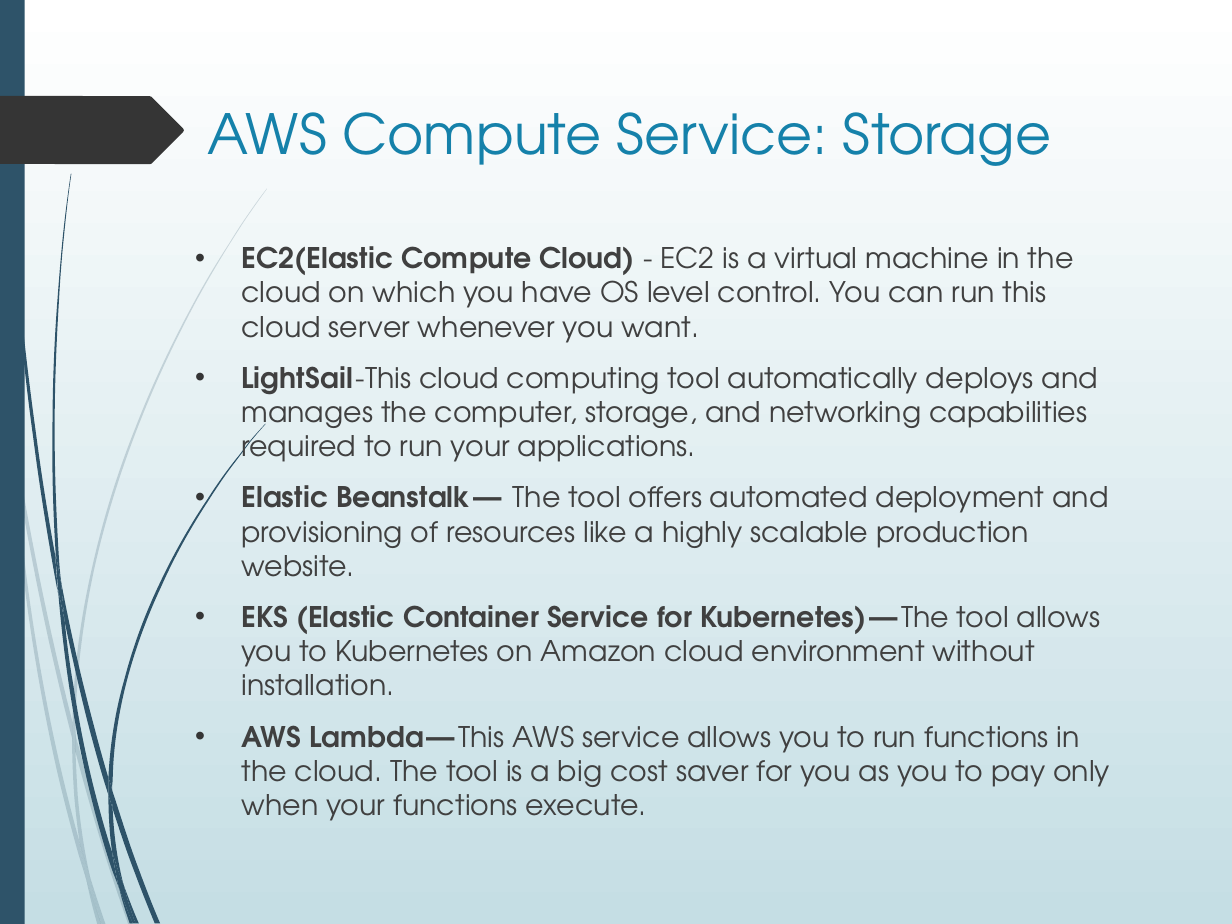
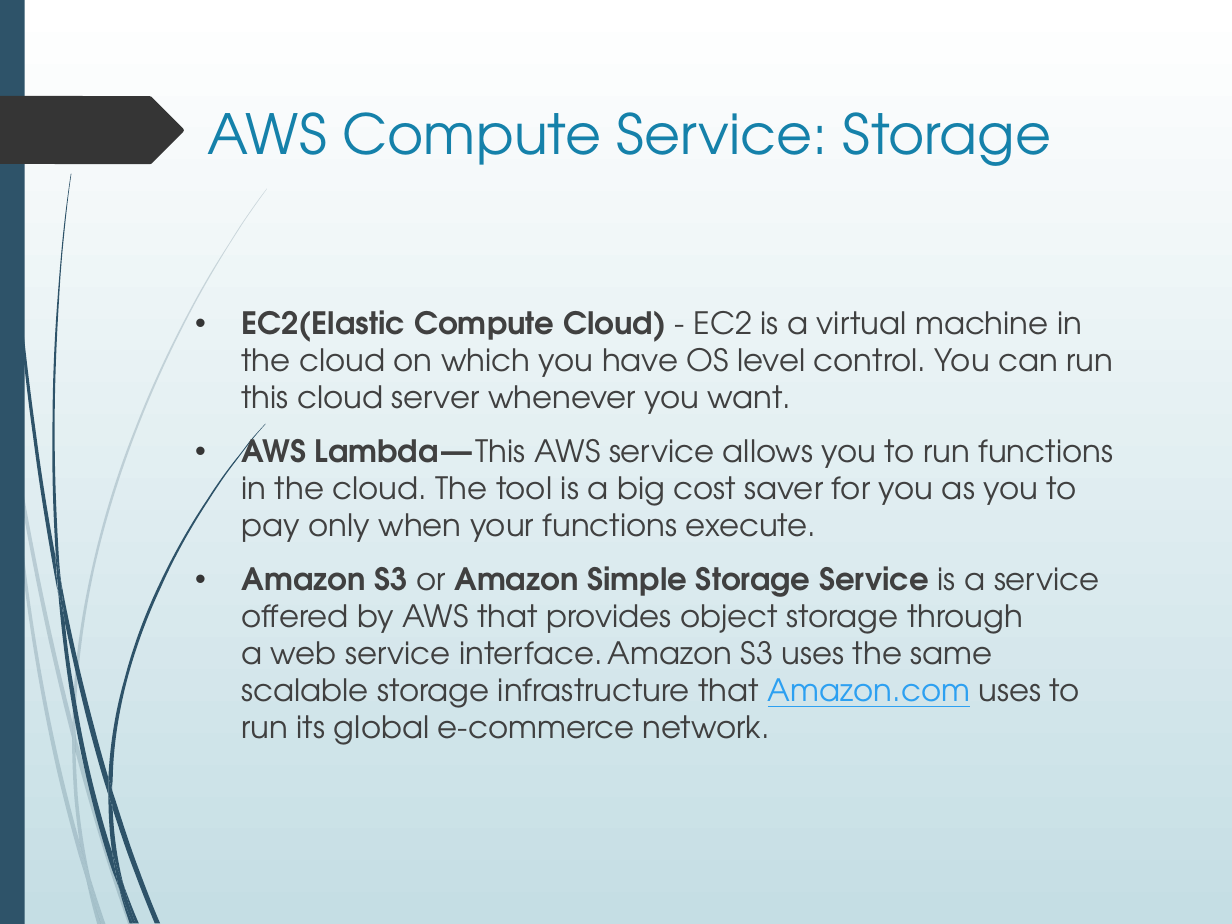
Before and after one commit to aayushi20221/Cloud-Based-Buss-Pass-System, a slide deck: slide 7 of ppt.pptx. Drawn at 1232x924 pixels with LibreOffice and Linux fonts; fonts in the diff are those of the drawing. Boxes give left, top, right and bottom in pixels: in the first picture for what was removed or moved away, otherwise in the second. Text is boxed around its words. In the diff, an @@ line names an element or a change of style, - is before the commit and + after.

```diff
--- a/ppt.pptx
+++ b/ppt.pptx
@@ text "EC2(Elastic Compute Cloud) - EC2 ..." moved from (x1=241, y1=246, x2=1110, y2=821) to (x1=241, y1=310, x2=1114, y2=745) @@
@@ text at (x1=241, y1=310, x2=1114, y2=542): size 16.6 to 18 pt in "EC2(Elastic Compute Cloud) - EC2 is a ...", "AWS Lambda — This AWS service allows ..." @@
@@ text at (x1=241, y1=366, x2=1108, y2=696): paragraphs removed @@
-• LightSail -This cloud computing tool automatically deploys and manages the computer, storage, and networking capabilities required to run your applications.
-• Elastic Beanstalk — The tool offers automated deployment and provisioning of resources like a highly scalable production website.
-• EKS (Elastic Container Service for Kubernetes) — The tool allows you to Kubernetes on Amazon cloud environment without installation.
@@ text at (x1=241, y1=566, x2=1099, y2=745): paragraph added @@
+• Amazon S3 or Amazon Simple Storage Service is a service offered by AWS that provides object storage through a web service interface. Amazon S3 uses the same scalable storage infrastructure that Amazon.com uses to run its global e-commerce network.
```
